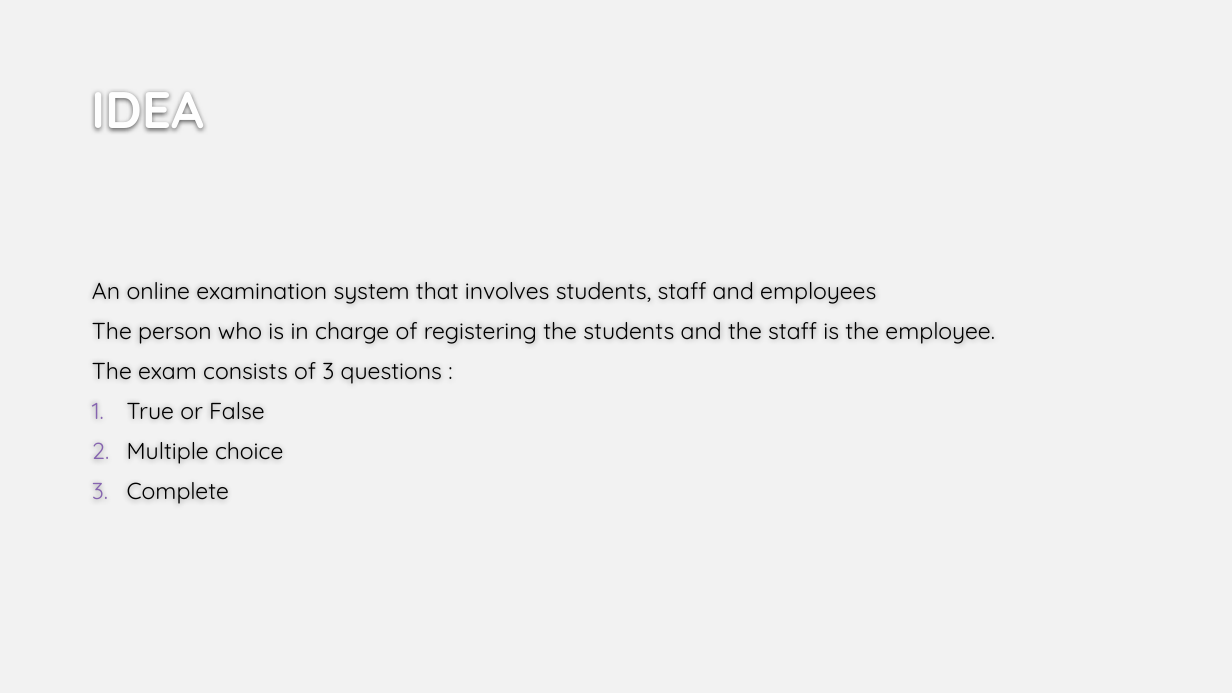
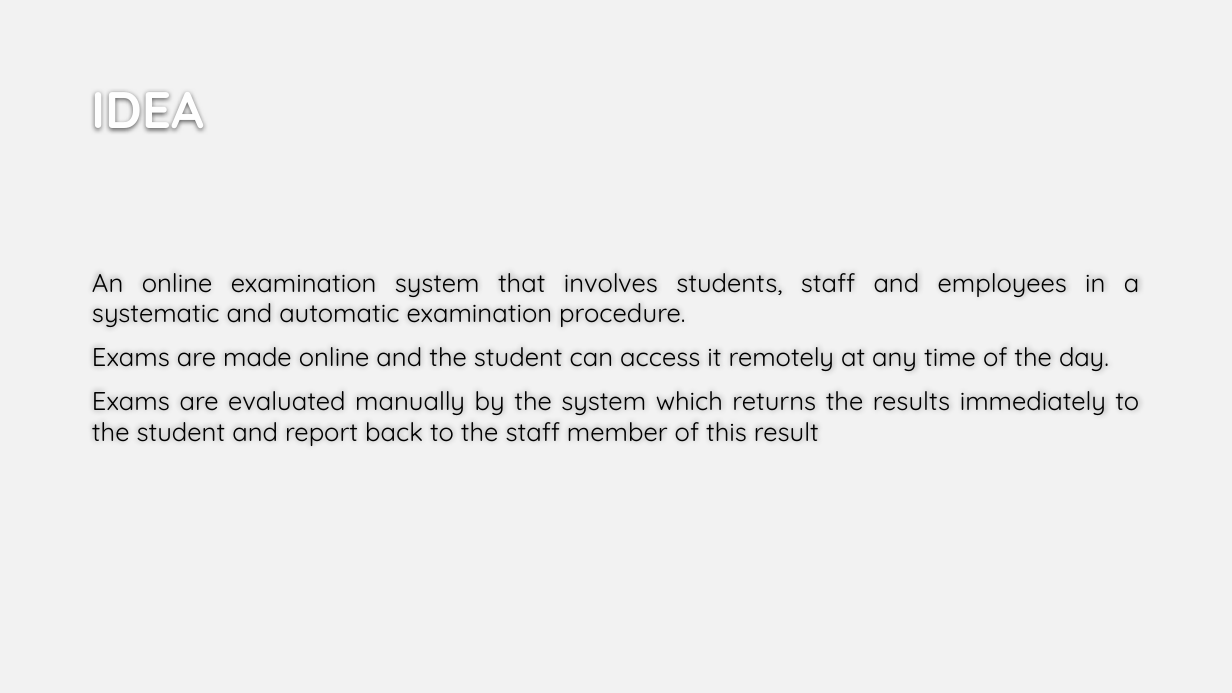
Before and after one commit to Gazouly/Examination.System, a slide deck: slide 2 of Examination System.pptx. Drawn at 1232x693 pixels with LibreOffice and Linux fonts; fonts in the diff are those of the drawing; background and template pictures are left out. Boxes give left, top, right and bottom in pixels: in the first picture for what was removed or moved away, otherwise in the second. Text is boxed around its words. In the diff, an @@ line names an element or a change of style, - is before the commit and + after.

```diff
--- a/Examination System.pptx
+++ b/Examination System.pptx
@@ text "An online examination system that ..." at <box>92,273,1139,446</box>: vertical alignment middle to top @@
@@ text at <box>92,273,1139,446</box>: text changed; size 18 to 20 pt @@
-An online examination system that involves students, staff and employees
-The person who is in charge of registering the students and the staff is the employee.
-The exam consists of 3 questions :
-1. True or False
-2. Multiple choice
-3. Complete
+An online examination system that involves students, staff and employees in a systematic and automatic examination procedure.
+Exams are made online and the student can access it remotely at any time of the day.
+Exams are evaluated manually by the system which returns the results immediately to the student and report back to the staff member of this result
```
Also in this commit, not shown: 5 other slides changed, 6 slides added, 1 slide removed.
